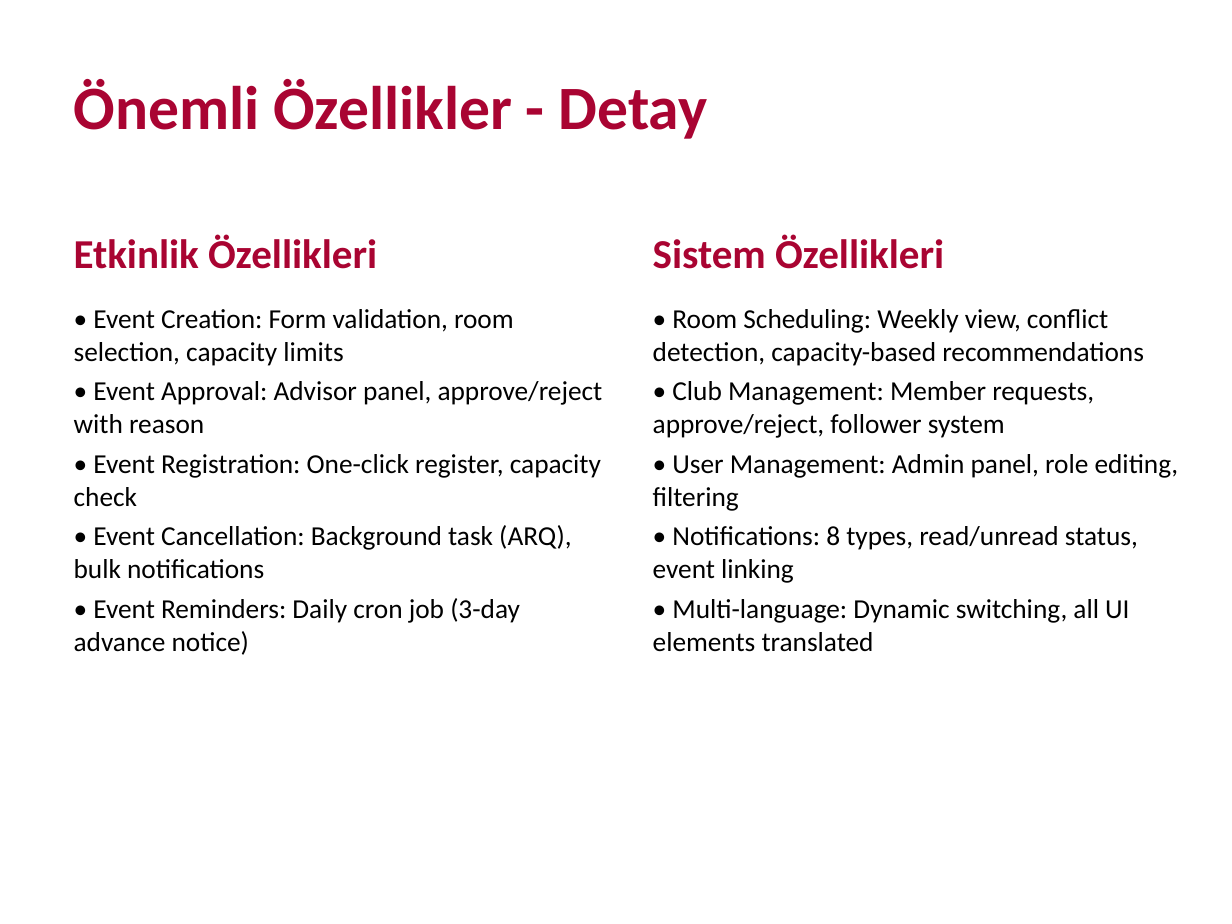
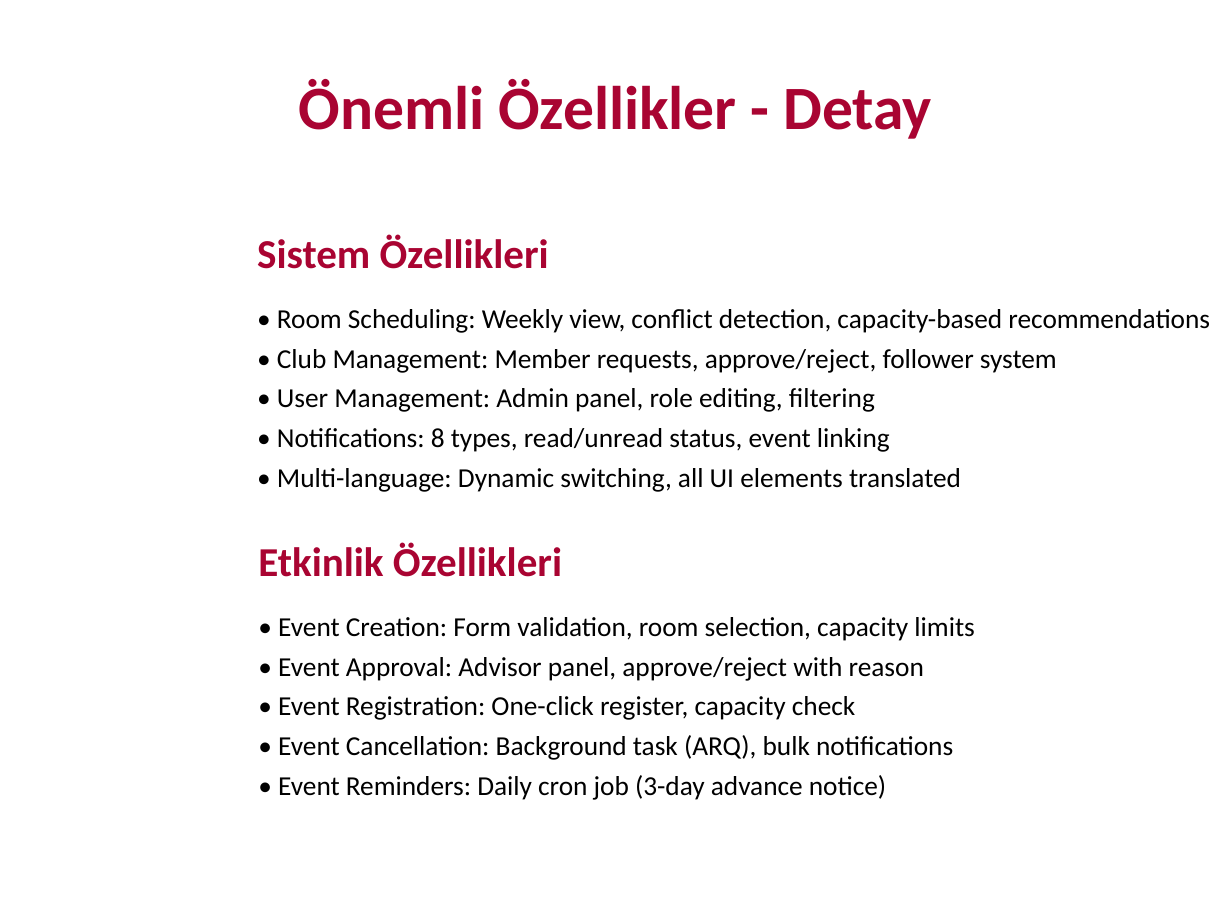
Before and after one commit to hamzayakar/GsuNET, a slide deck: slide 9 of yeni_sunum/GSUNET_Final_Presentation.pptx. Drawn at 1232x924 pixels with LibreOffice and Linux fonts; fonts in the diff are those of the drawing. Boxes give left, top, right and bottom in pixels: in the first picture for what was removed or moved away, otherwise in the second. Text is boxed around its words. In the diff, an @@ line names an element or a change of style, - is before the commit and + after.

```diff
--- a/yeni_sunum/GSUNET_Final_Presentation.pptx
+++ b/yeni_sunum/GSUNET_Final_Presentation.pptx
@@ text "Önemli Özellikler - Detay": place and size @@
-text "Önemli Özellikler - Detay" at <box>74,79,708,139</box>
+text "Önemli Özellikler - Detay" at <box>298,79,932,139</box>
@@ text "Sistem Özellikleri" rewrapped from <box>653,235,1179,652</box> to <box>257,235,1210,492</box> @@
@@ text "Etkinlik Özellikleri" rewrapped from <box>74,235,603,655</box> to <box>258,543,974,800</box> @@
```
Also in this commit, not shown: 11 other slides changed.
